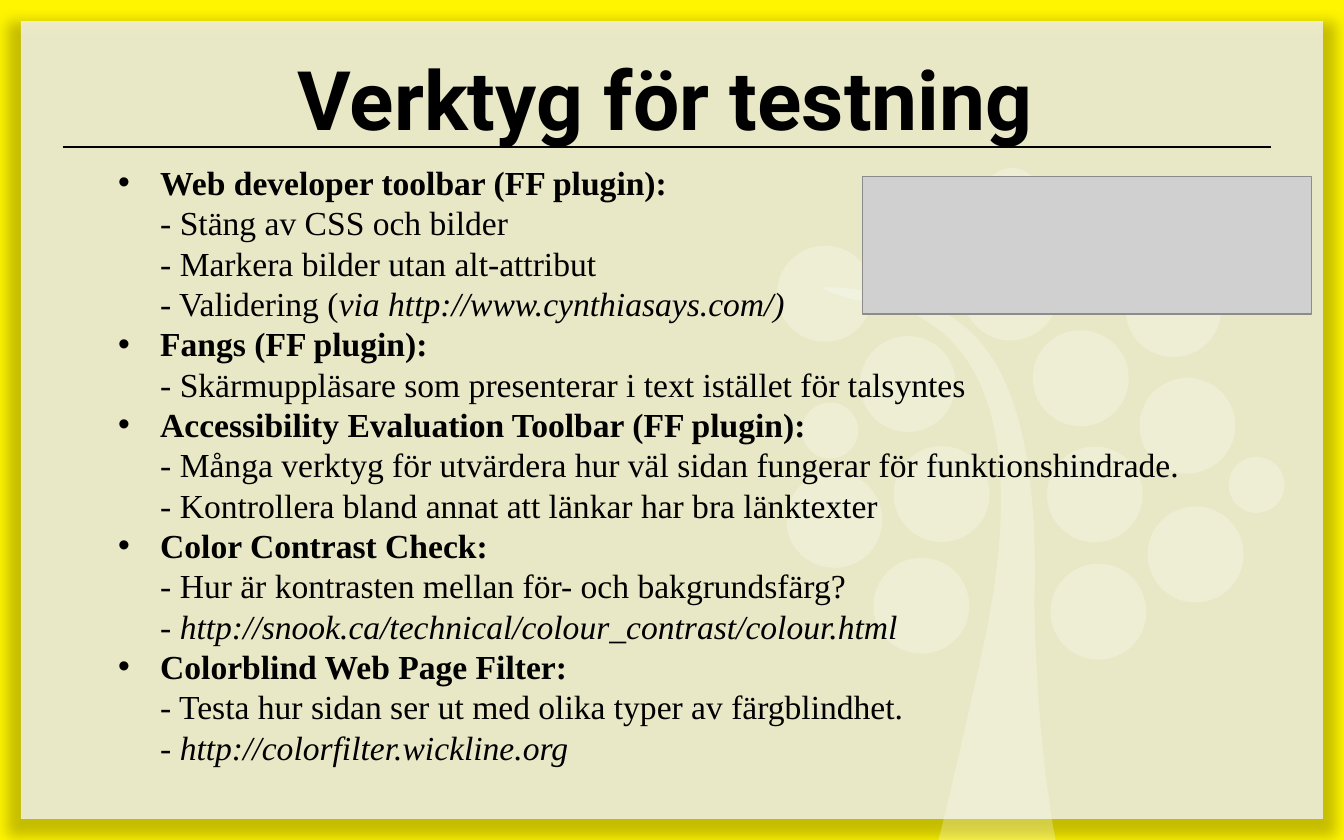
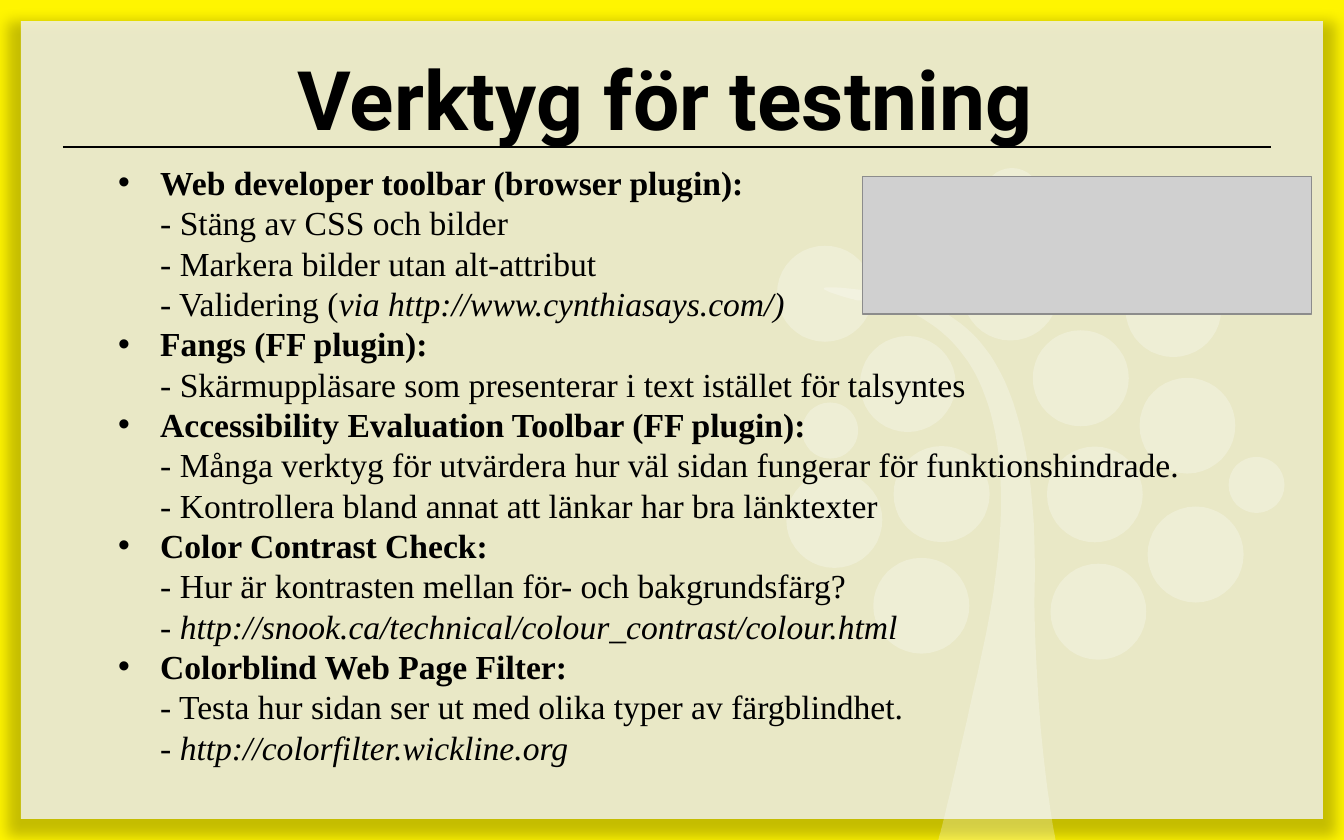
Before and after one commit to 1ik415/Kursmaterial, a slide deck: slide 33 of Föreläsningar/F04 - Webbteknik.pptx (slide 34 before the commit). Drawn at 1344x840 pixels with LibreOffice and Linux fonts; fonts in the diff are those of the drawing; grey boxes stand for pictures. Boxes give left, top, right and bottom in pixels: in the first picture for what was removed or moved away, otherwise in the second. Text is boxed around its words. In the diff, an @@ line names an element or a change of style, - is before the commit and + after.

```diff
--- a/Föreläsningar/F04 - Webbteknik.pptx
+++ b/Föreläsningar/F04 - Webbteknik.pptx
@@ subtitle at bbox=[160, 171, 785, 323]: text changed @@
-• Web developer toolbar (FF plugin):
-  - Stäng av CSS och bilder
-  - Markera bilder utan alt-attribut
-  - Validering (via http://www.cynthiasays.com/)
+• Web developer toolbar (browser plugin):
+  - Stäng av CSS och bilder
+  - Markera bilder utan alt-attribut
+  - Validering (via http://www.cynthiasays.com/)
```
Also in this commit, not shown: 8 other slides changed, 2 slides added, 4 slides removed.
